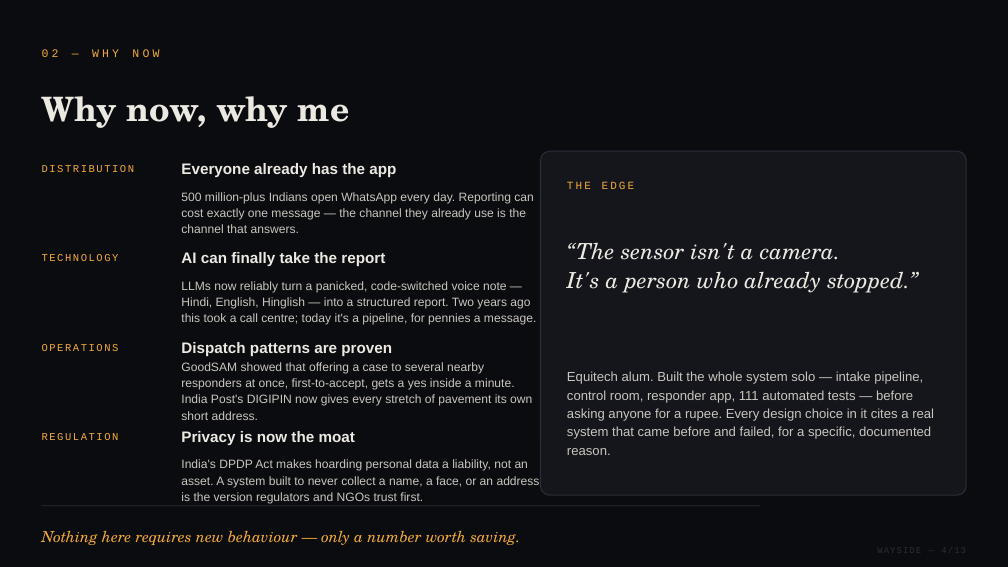
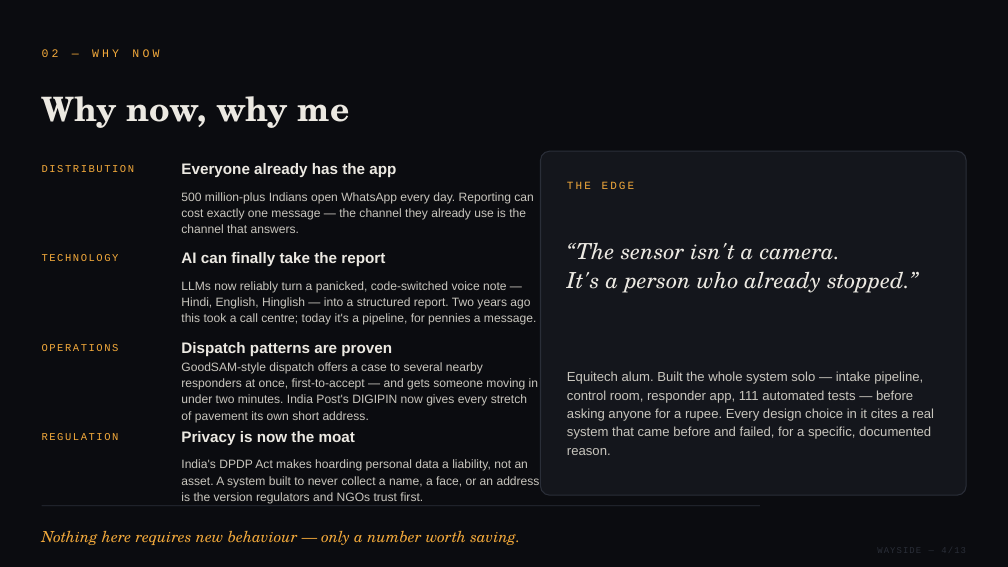
Before and after one commit to Rustom1234/register, a slide deck: slide 4 of research/pitch/wayside-kxic-pitch.pptx. Drawn at 1008x567 pixels with LibreOffice and Linux fonts; fonts in the diff are those of the drawing. Boxes give left, top, right and bottom in pixels: in the first picture for what was removed or moved away, otherwise in the second. Text is boxed around its words. In the diff, an @@ line names an element or a change of style, - is before the commit and + after.

```diff
--- a/research/pitch/wayside-kxic-pitch.pptx
+++ b/research/pitch/wayside-kxic-pitch.pptx
@@ text at (181,362,538,422): text changed @@
-GoodSAM showed that offering a case to several nearby responders at once, first-to-accept, gets a yes inside a minute. India Post's DIGIPIN now gives every stretch of pavement its own short address.
+GoodSAM-style dispatch offers a case to several nearby responders at once, first-to-accept — and gets someone moving in under two minutes. India Post's DIGIPIN now gives every stretch of pavement its own short address.
```
Also in this commit, not shown: 2 other files.
